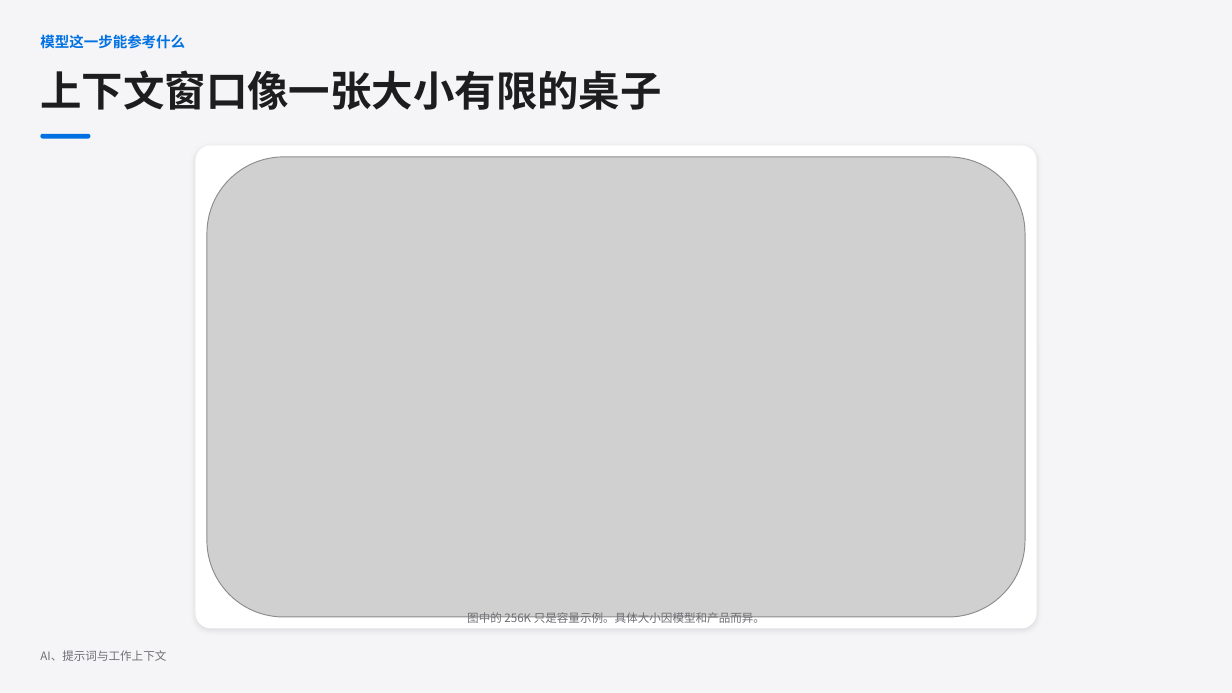
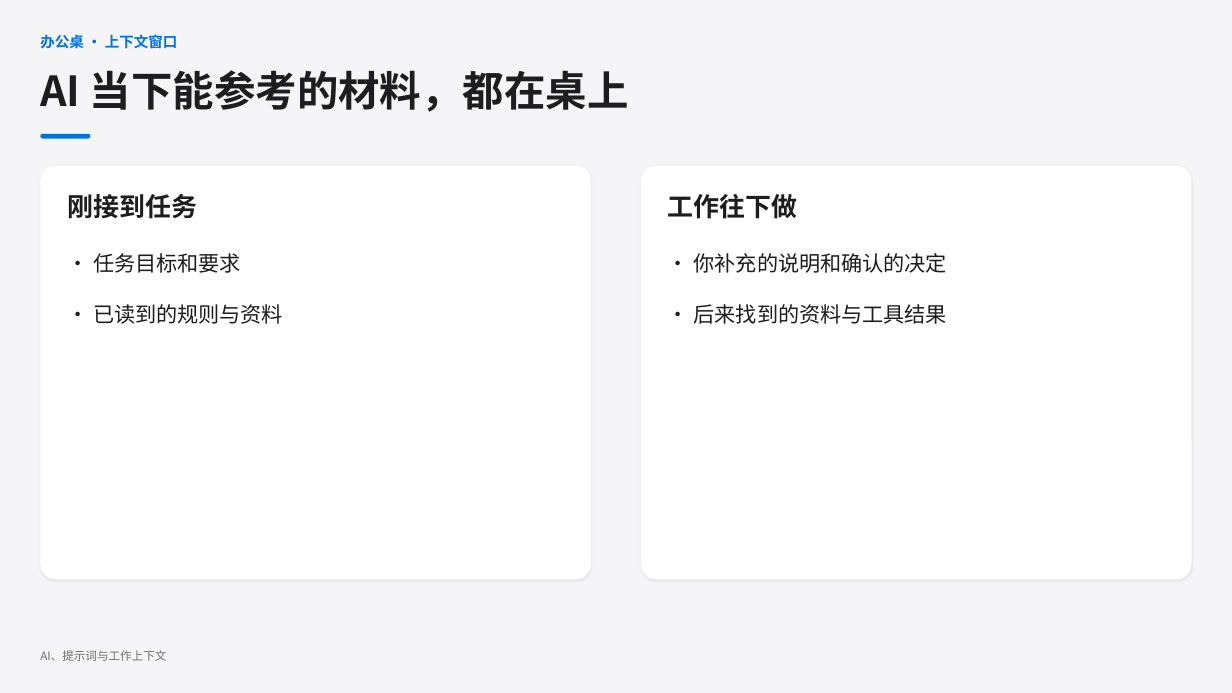
Before and after one commit to jihtsan/https-github.com-jihtsan-cz-night-learn-20261111, a slide deck: slide 4 of learn-02/第二课第一部分 - AI 如何接收和完成任务.pptx. Drawn at 1232x693 pixels with LibreOffice and Linux fonts; fonts in the diff are those of the drawing; grey boxes stand for pictures. Boxes give left, top, right and bottom in pixels: in the first picture for what was removed or moved away, otherwise in the second. Text is boxed around its words. In the diff, an @@ line names an element or a change of style, - is before the commit and + after.

Commit message:
用同事与办公场景串联第二课第一部分 (#19)

```diff
--- a/learn-02/第二课第一部分 - AI 如何接收和完成任务.pptx
+++ b/learn-02/第二课第一部分 - AI 如何接收和完成任务.pptx
@@ text at <box>40,34,177,49</box>: text changed @@
-模型这一步能参考什么
+办公桌 · 上下文窗口
@@ text at <box>40,70,629,112</box>: text changed @@
-上下文窗口像一张大小有限的桌子
+AI 当下能参考的材料，都在桌上
@@ rounded rectangle: place and size @@
-rounded rectangle at <box>195,145,1036,628</box>
+rounded rectangle at <box>41,165,592,579</box>
@@ rounded rectangle at <box>41,165,592,579</box>: shadow changed; proportions changed @@
@@ picture removed at <box>207,157,1025,617</box> @@
@@ rounded rectangle added at <box>641,165,1192,579</box>, fill #FFFFFF @@
@@ text added at <box>67,194,197,219</box>, 20.2 pt, text #1D1D1F, bold @@
+刚接到任务
@@ text added at <box>668,194,798,219</box>, 20.2 pt, text #1D1D1F, bold @@
+工作往下做
@@ text added at <box>93,253,283,324</box>, 16.5 pt, text #1D1D1F @@
+• 任务目标和要求
+• 已读到的规则与资料
@@ text added at <box>694,253,947,324</box>, 16.5 pt, text #1D1D1F @@
+• 你补充的说明和确认的决定
+• 后来找到的资料与工具结果
@@ text removed at <box>467,612,765,626</box> @@
-图中的 256K 只是容量示例。具体大小因模型和产品而异。
```
Also in this commit, not shown: 7 other slides changed, 1 slide added, 1 slide removed.
